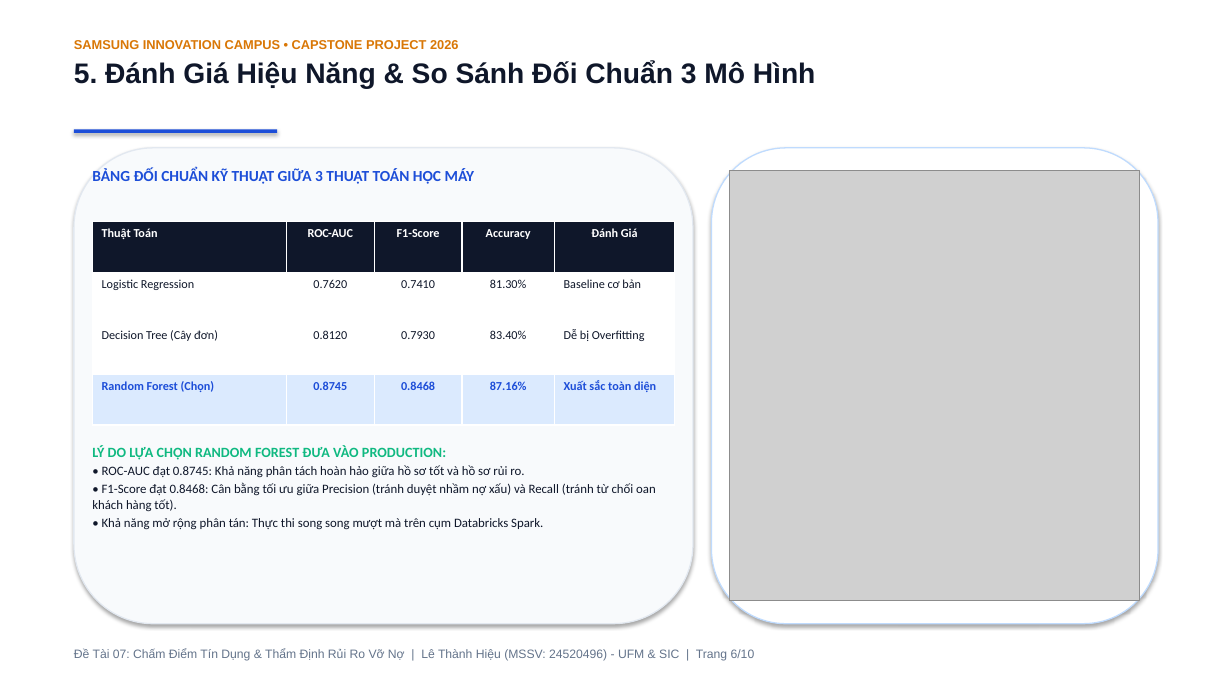
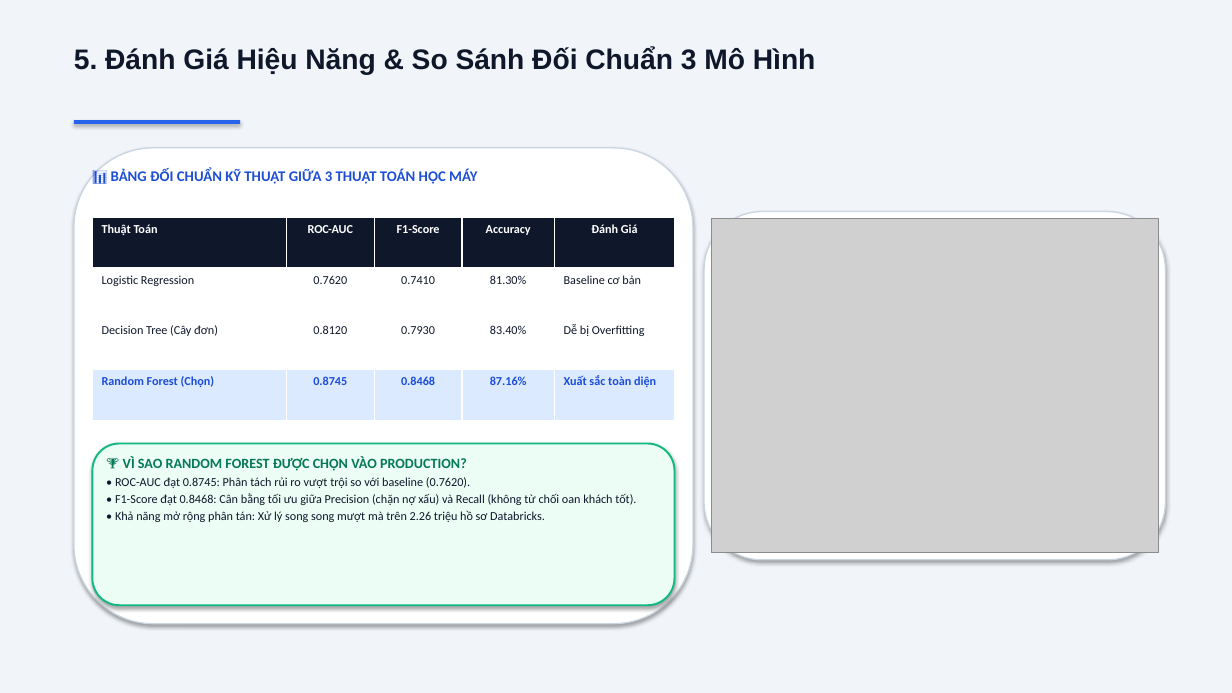
Before and after one commit to snowflake-vibing/Credit_Scoring_Project, a slide deck: slide 6 of slide_bao_ve_de_tai_7.pptx. Drawn at 1232x693 pixels with LibreOffice and Linux fonts; fonts in the diff are those of the drawing; grey boxes stand for pictures. Boxes give left, top, right and bottom in pixels: in the first picture for what was removed or moved away, otherwise in the second. Text is boxed around its words. In the diff, an @@ line names an element or a change of style, - is before the commit and + after.

Commit message:
fix(slides): fix image aspect ratios, remove redundant headers/footers, add colored card themes and icons

```diff
--- a/slide_bao_ve_de_tai_7.pptx
+++ b/slide_bao_ve_de_tai_7.pptx
@@ rectangle added at (0,0,1232,693), fill #F1F5F9 @@
@@ text at (74,40,458,49): paragraph removed @@
-SAMSUNG INNOVATION CAMPUS • CAPSTONE PROJECT 2026
@@ text "5. Đánh Giá Hiệu Năng ..." at (74,47,816,75): less space between paragraphs @@
@@ rounded rectangle at (74,148,693,624): fill #F8FAFC to #FFFFFF; outline #E2E8F0 1 pt to #CBD5E1 1 pt @@
@@ rectangle: place and size @@
-rectangle at (74,129,277,133)
+rectangle at (74,120,240,124)
@@ rectangle at (74,120,240,124): fill #1D4ED8 to #2563EB @@
@@ text at (111,168,477,184): text changed; size 12 to 11.5 pt @@
-BẢNG ĐỐI CHUẨN KỸ THUẬT GIỮA 3 THUẬT TOÁN HỌC MÁY
+📊 BẢNG ĐỐI CHUẨN KỸ THUẬT GIỮA 3 THUẬT TOÁN HỌC MÁY
@@ table: place and size @@
-table at (92,222,675,425)
+table at (92,217,675,421)
@@ rounded rectangle: place and size @@
-rounded rectangle at (712,148,1158,624)
+rounded rectangle at (704,212,1165,560)
@@ rounded rectangle at (704,212,1165,560): outline #BFDBFE 1 pt to #CBD5E1 1 pt @@
@@ picture: place and size @@
-picture at (730,171,1140,601)
+picture at (712,219,1158,553)
@@ rounded rectangle added at (92,444,675,605), fill #ECFDF5, outline #10B981 1.5 pt @@
@@ text at (115,456,636,522): text changed; size 10 to 9.5 pt @@
-LÝ DO LỰA CHỌN RANDOM FOREST ĐƯA VÀO PRODUCTION:
-• ROC-AUC đạt 0.8745: Khả năng phân tách hoàn hảo giữa hồ sơ tốt và hồ sơ rủi ro.
-• F1-Score đạt 0.8468: Cân bằng tối ưu giữa Precision (tránh duyệt nhầm nợ xấu) và Recall (tránh từ chối oan khách hàng tốt).
-• Khả năng mở rộng phân tán: Thực thi song song mượt mà trên cụm Databricks Spark.
+🏆 VÌ SAO RANDOM FOREST ĐƯỢC CHỌN VÀO PRODUCTION?
+• ROC-AUC đạt 0.8745: Phân tách rủi ro vượt trội so với baseline (0.7620).
+• F1-Score đạt 0.8468: Cân bằng tối ưu giữa Precision (chặn nợ xấu) và Recall (không từ chối oan khách tốt).
+• Khả năng mở rộng phân tán: Xử lý song song mượt mà trên 2.26 triệu hồ sơ Databricks.
@@ text removed at (74,649,755,661) @@
-Đề Tài 07: Chấm Điểm Tín Dụng & Thẩm Định Rủi Ro Vỡ Nợ | Lê Thành Hiệu (MSSV: 24520496) - UFM & SIC | Trang 6/10
```
Also in this commit, not shown: 9 other slides changed, 2 other files.
